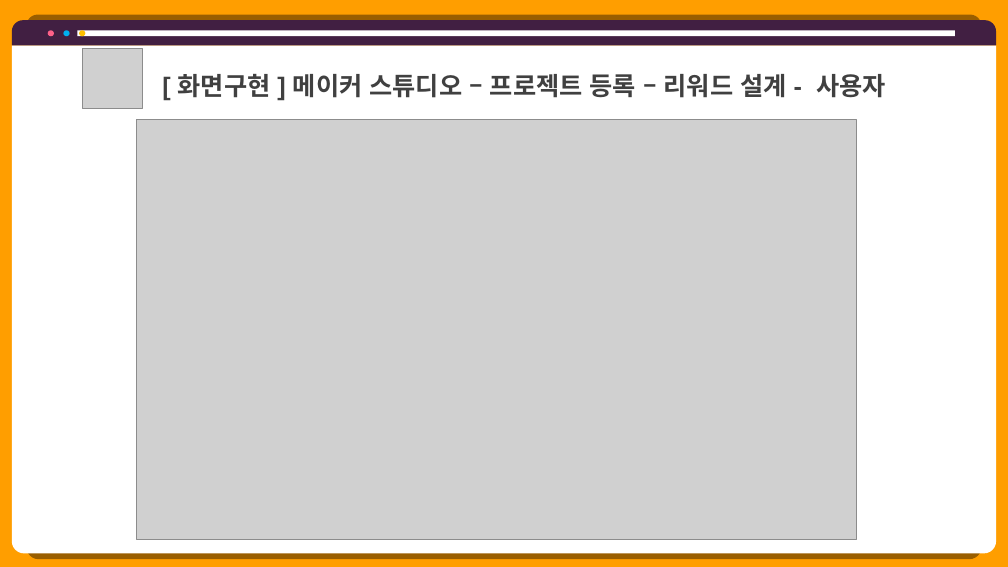
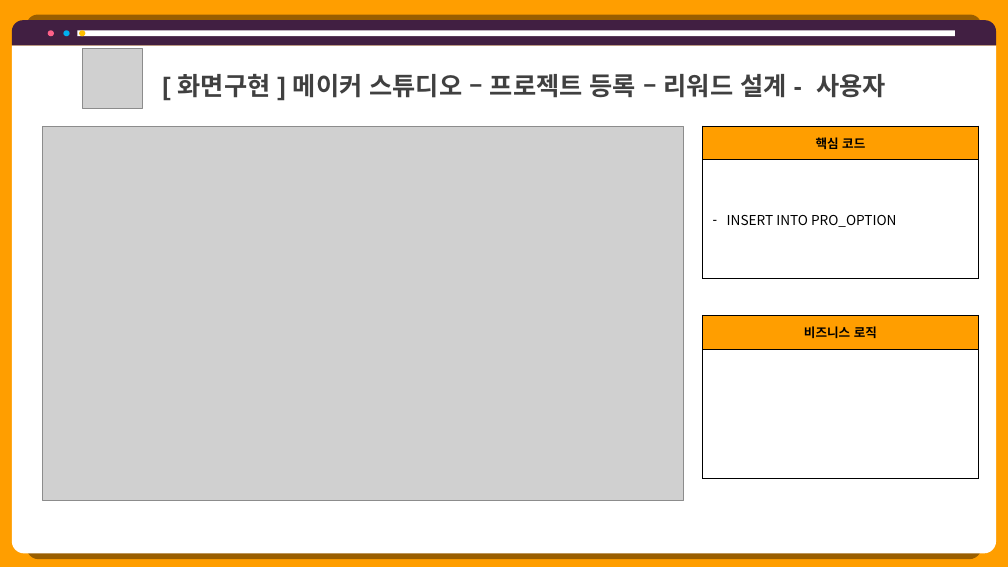
Before and after one commit to hhsw07/ezen-academy-projects, a slide deck: slide 21 of 0 발표용 파워포인트/project06 - 파워포인트 종합 - 현태.pptx (slide 28 before the commit). Drawn at 1008x567 pixels with LibreOffice and Linux fonts; fonts in the diff are those of the drawing; grey boxes stand for pictures. Boxes give left, top, right and bottom in pixels: in the first picture for what was removed or moved away, otherwise in the second. Text is boxed around its words. In the diff, an @@ line names an element or a change of style, - is before the commit and + after.

```diff
--- a/0 발표용 파워포인트/project06 - 파워포인트 종합 - 현태.pptx
+++ b/0 발표용 파워포인트/project06 - 파워포인트 종합 - 현태.pptx
@@ picture: place and size @@
-picture at (136,119,856,539)
+picture at (42,126,684,501)
@@ table added at (702,126,979,279), 2 rows, 1 columns @@
+핵심 코드
+INSERT INTO PRO_OPTION
@@ table added at (702,315,979,479), 2 rows, 1 columns @@
+비즈니스 로직
+
```
Also in this commit, not shown: 37 other slides changed, 1 slide added, 6 slides removed, 14 other files.
